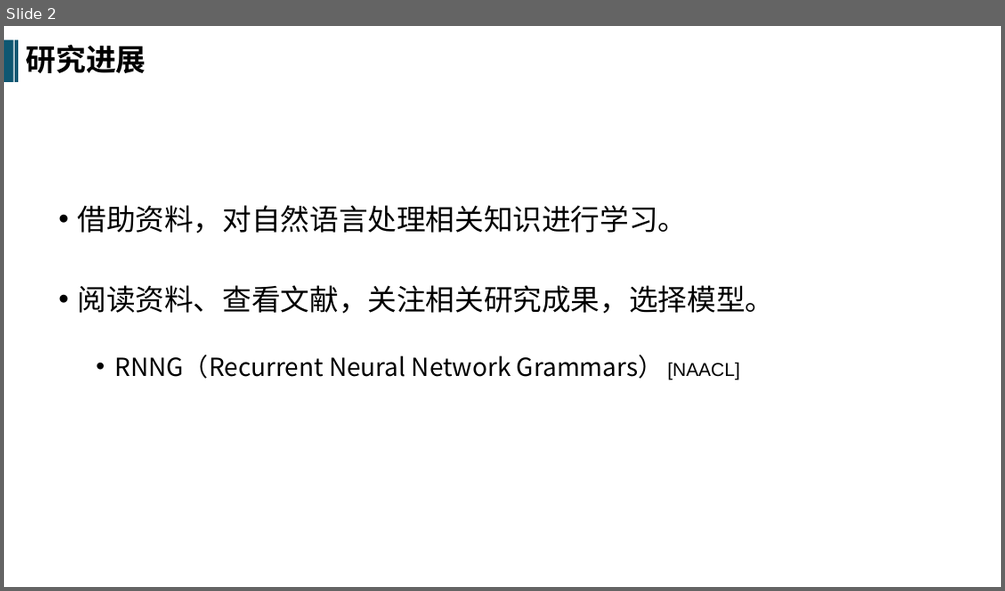
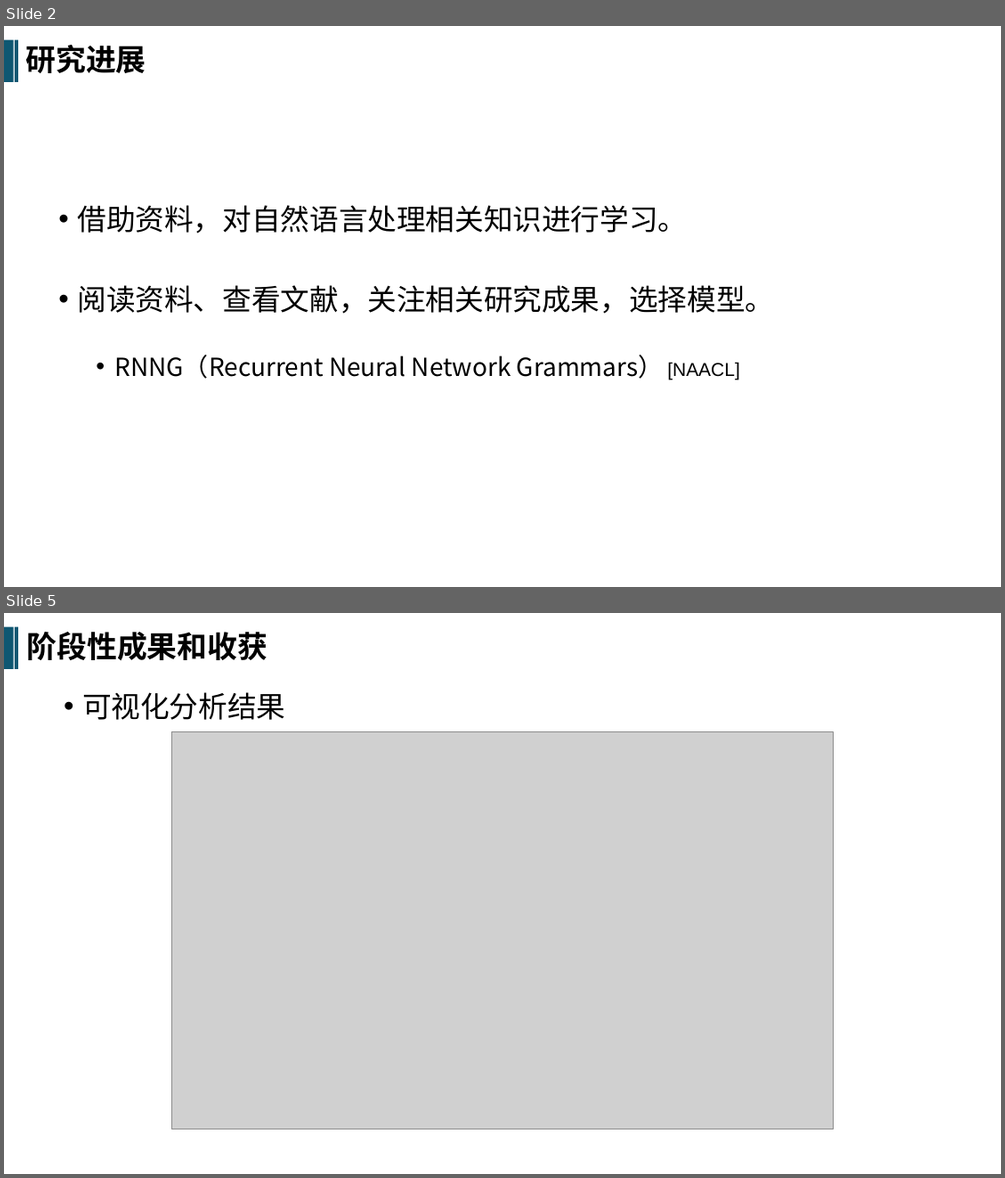
Before and after one commit to SRTPnsxjhw/SRTP, a slide deck: Notes_JHW/中期.pptx. Shown one above the other, each under a label of ours: slide 2 before the commit, slides 2 and 5 after it; the slides between them are not shown. The pictures are 1005x591 and 1005x1178 pixels, drawn with LibreOffice and Linux fonts; fonts in the diff are those of the drawing; grey boxes stand for pictures. Boxes give left, top, right and bottom in pixels: in the first picture for what was removed or moved away, otherwise in the second. Text is boxed around its words. In the diff, an @@ line names an element or a change of style, - is before the commit and + after.

```diff
--- a/Notes_JHW/中期.pptx
+++ b/Notes_JHW/中期.pptx
@@ slide 5 added at [4, 613, 1001, 1174], background #FFFFFF @@
@@ rectangle added at [4, 627, 14, 669], fill #0E5772 @@
@@ rectangle added at [15, 627, 18, 669], fill #0E5772 @@
@@ text added at [27, 632, 268, 660], 29 pt, text #000000, bold @@
+阶段性成果和收获
@@ text added at [82, 692, 285, 720], 28 pt, text #000000 @@
+• 可视化分析结果
@@ picture added at [171, 732, 833, 1129] @@
```
Also in this commit, not shown: 2 slides changed, 1 other slide added, 1 slide removed, 2 other files.
